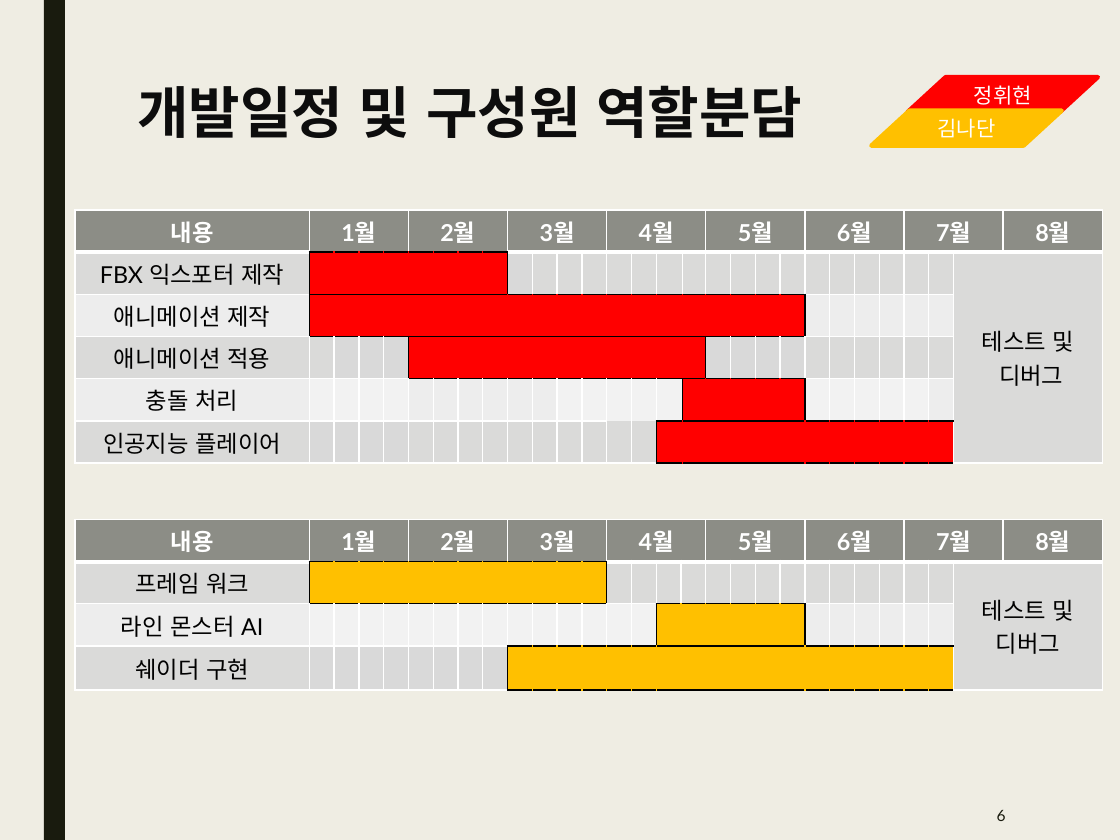
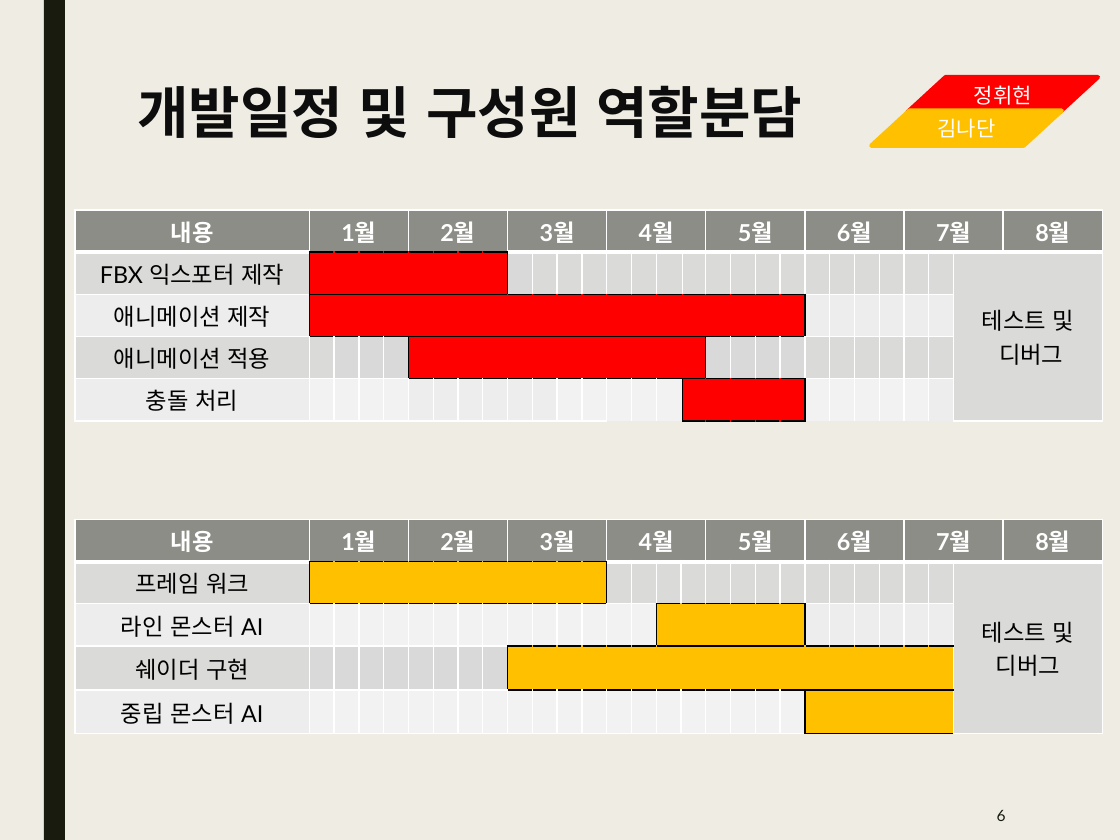
Before and after one commit to Kim2Kang/Documents, a slide deck: slide 6 of 제안서/발표용 제안서/중간/Legend Of Doodles_정휘현_김나단_이용선_김선필_1.3.0ver (발표).pptx. Drawn at 1120x840 pixels with LibreOffice and Linux fonts; fonts in the diff are those of the drawing. Boxes give left, top, right and bottom in pixels: in the first picture for what was removed or moved away, otherwise in the second. Text is boxed around its words. In the diff, an @@ line names an element or a change of style, - is before the commit and + after.

```diff
--- a/제안서/발표용 제안서/중간/Legend Of Doodles_정휘현_김나단_이용선_김선필_1.3.0ver (발표).pptx
+++ b/제안서/발표용 제안서/중간/Legend Of Doodles_정휘현_김나단_이용선_김선필_1.3.0ver (발표).pptx
@@ table at [75, 209, 1099, 415] @@
-row 6: 인공지능 플레이어 |  |  |  |  |  |  |  |  |  |  |  |  |  |  |  |  |  |  |  |  |  |  |  |  |  |  |  | 
@@ table at [75, 520, 1099, 728] @@
+row 5: 중립 몬스터 AI |  |  |  |  |  |  |  |  |  |  |  |  |  |  |  |  |  |  |  |  |  |  |  |  |  |  |  | 
```
Also in this commit, not shown: 1 other slide changed, 1 other file.
